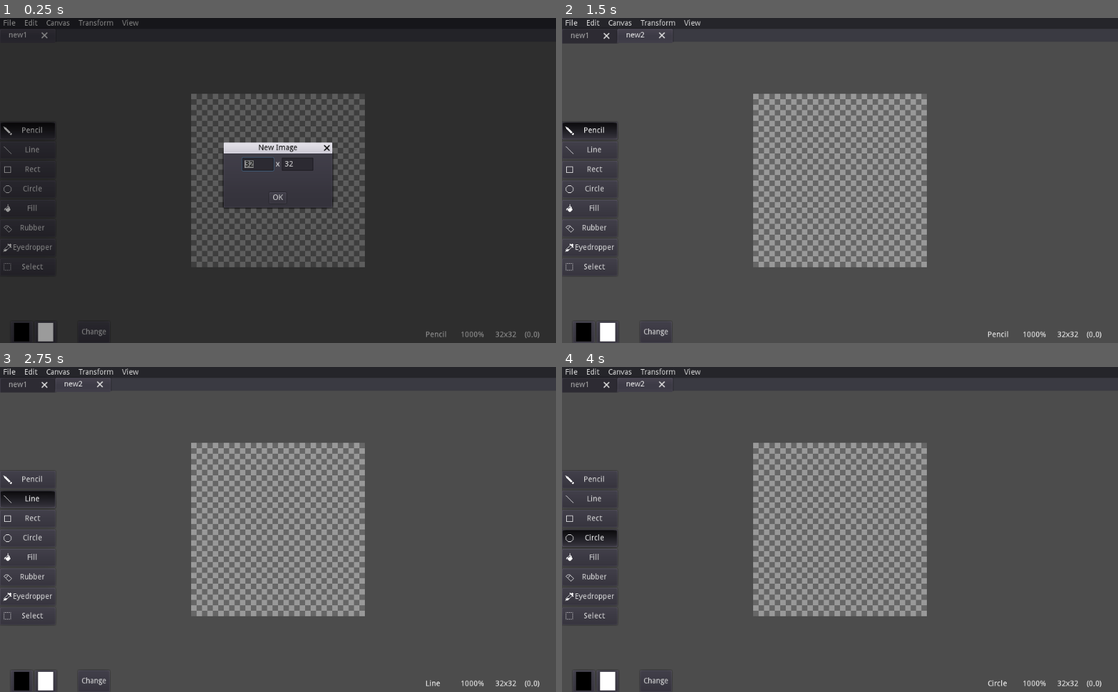
Above: before the commit, frames 1-4 (two rows, left to right).
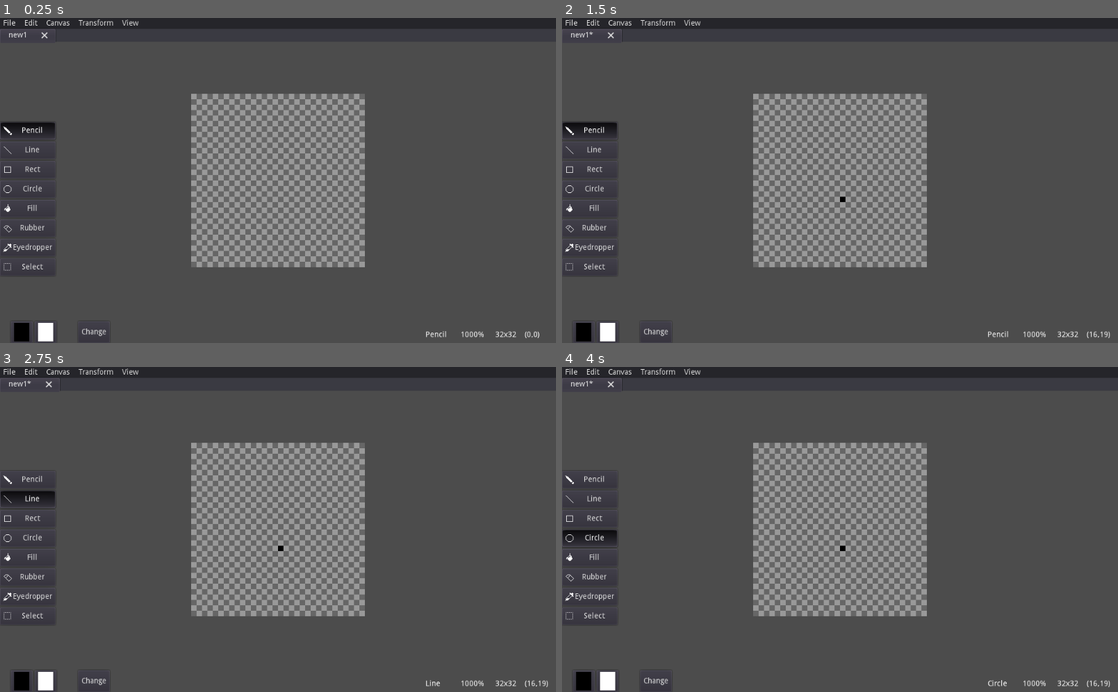
Above: after the commit, the same moments.

Repository: LukeSSJ/yokai
Game: Godot game, scene res://Main.tscn
The game is run twice, just before and just after one commit, with the same random seed, the same clock (stepped at 60 frames per second) and the same inputs.
Inputs (mouse positions are in pixels of both pictures, inside the frame that each line leads up to):
- Up to frame 1 (0.25 s): no input
- Up to frame 2 (1.5 s): click (840, 196) at 0.5 s, where only the run before the commit has a clickable "OK"; click "Pencil" at 1.25 s
- Up to frame 3 (2.75 s): click "Line" at 2 s
- Up to frame 4 (4 s): click "Rect" at 2.75 s; click "Circle" at 3.5 s

The runs differ from the first frame. In frame 1, 96% of the frame differs, in the area x 0-100%, y 0-100%; in frame 2, 0.2%; in frame 3, 0.2%; in frame 4, 0.2%.

Commit message:
Fixed merge bug

Diff:
--- a/Main.gd
+++ b/Main.gd
@@ -50,7 +50,6 @@
 		button.text = button.name
 		button.connect("pressed", Command, "tool_set", [button.name])
 	tool_set("Pencil")
-	image_new()
 
 	image_new_confirmed(Vector2(32, 32))
 	Global.Canvas.blank = true
